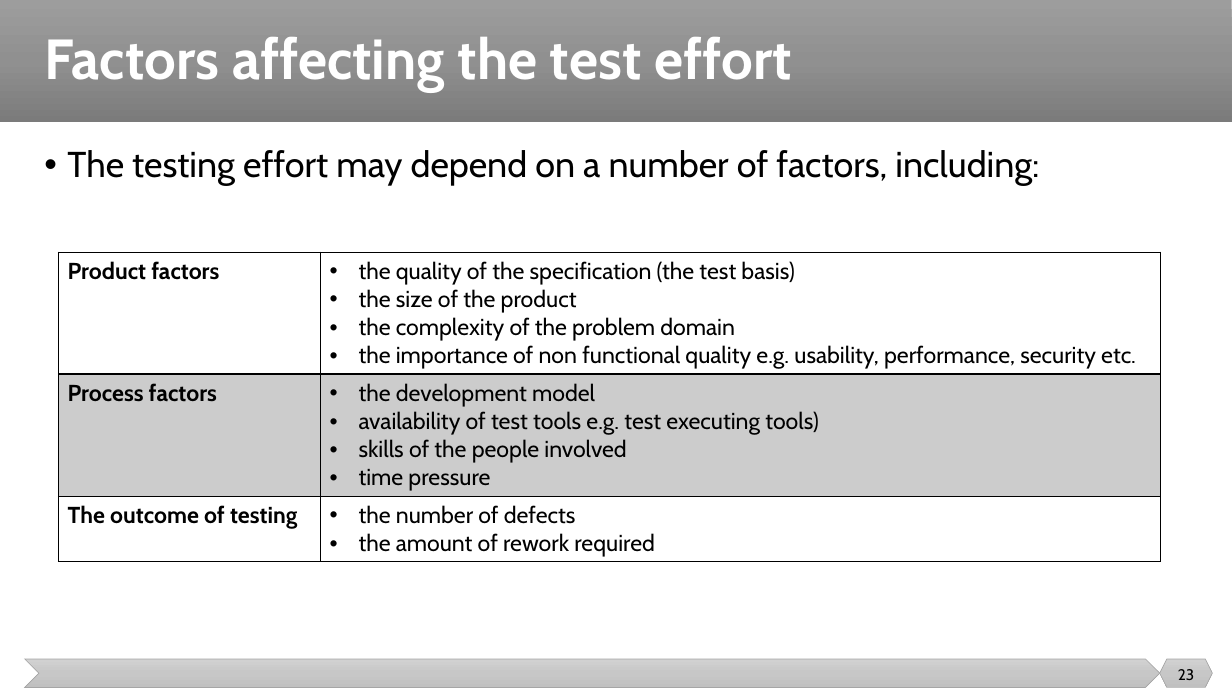
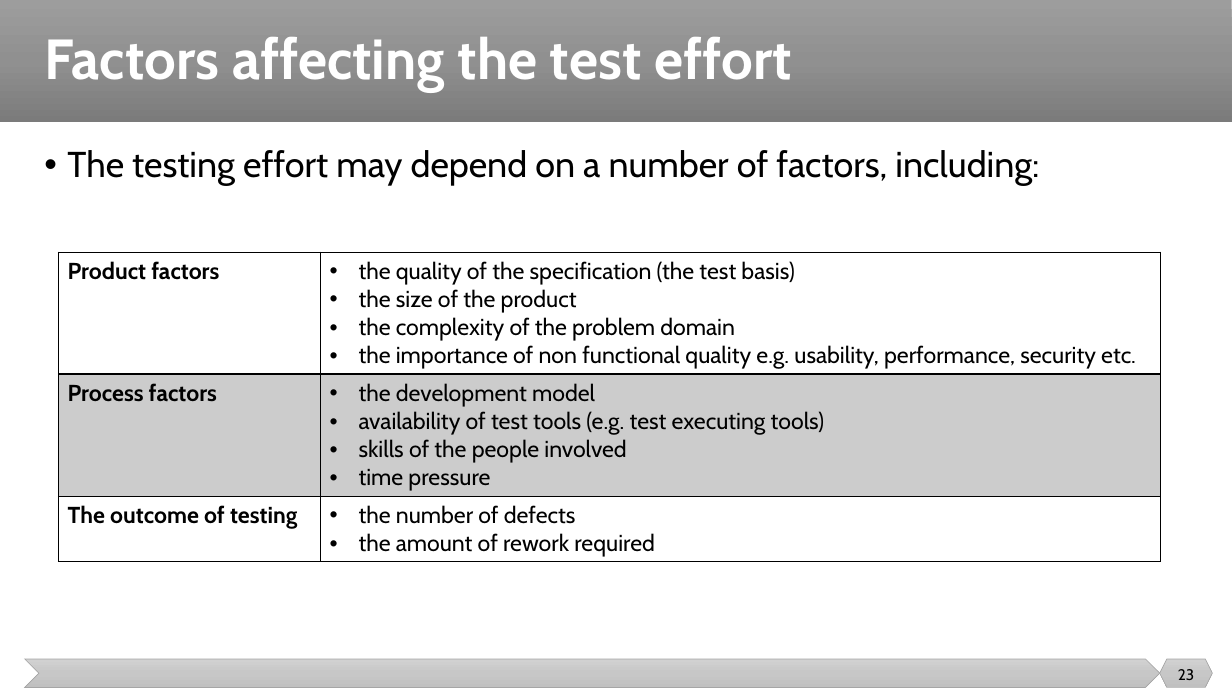
Before and after one commit to malenezi/malenezi, a slide deck: slide 23 of SE401/Lectures/5-Test Management/Test Management.pptx. Drawn at 1232x693 pixels with LibreOffice and Linux fonts; fonts in the diff are those of the drawing. Boxes give left, top, right and bottom in pixels: in the first picture for what was removed or moved away, otherwise in the second. Text is boxed around its words. In the diff, an @@ line names an element or a change of style, - is before the commit and + after.

```diff
--- a/SE401/Lectures/5-Test Management/Test Management.pptx
+++ b/SE401/Lectures/5-Test Management/Test Management.pptx
@@ table at bbox=[58, 252, 1161, 561] @@
-row 2, column 2: the development model / availability of test tools e.g. test executing tools) / skills of the people involved / time pressure
+row 2, column 2: the development model / availability of test tools (e.g. test executing tools) / skills of the people involved / time pressure
```
Also in this commit, not shown: 2 other slides changed.
